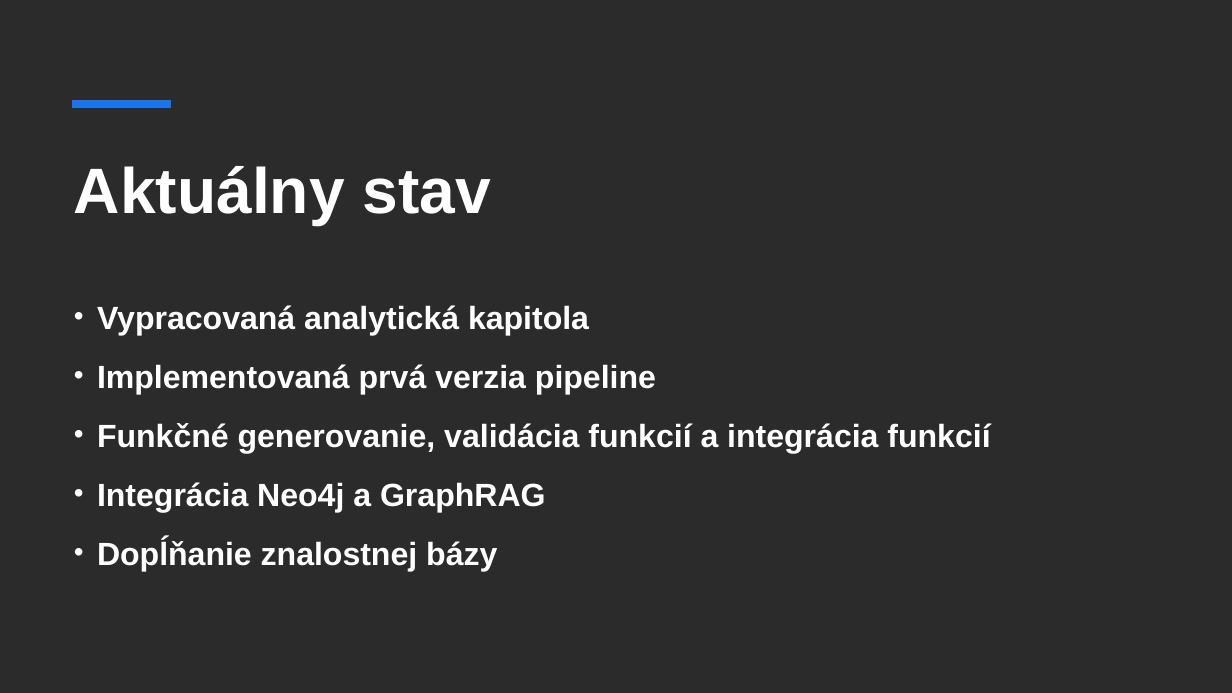
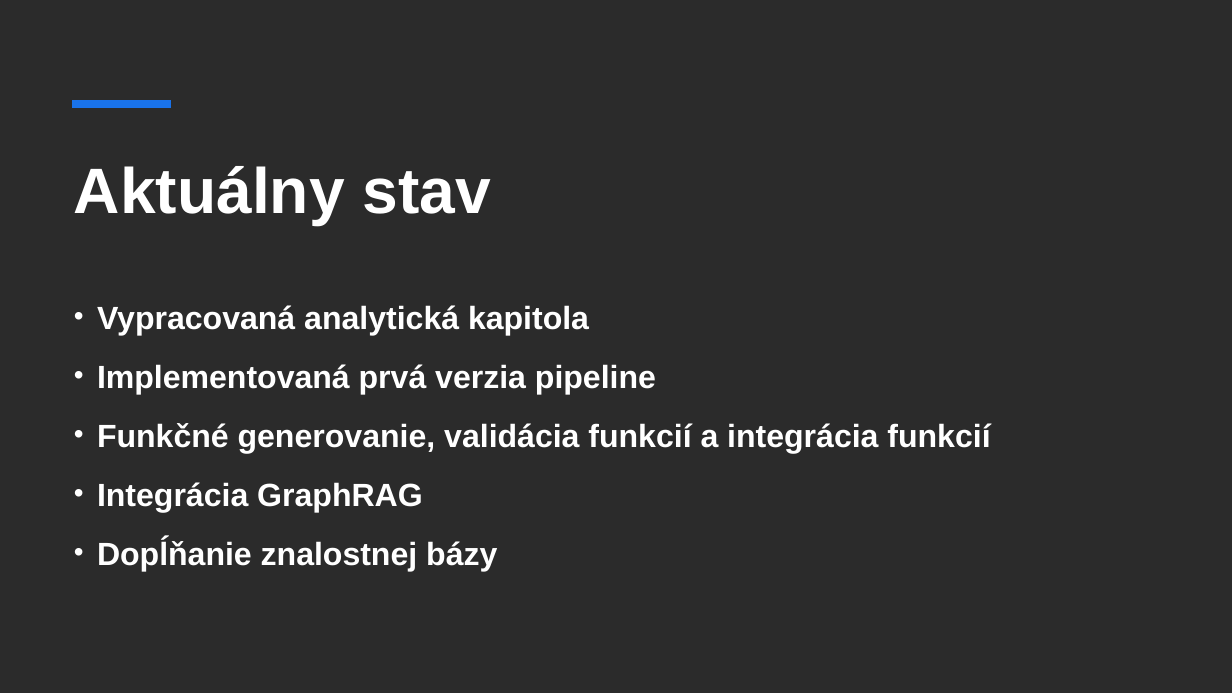
Before and after one commit to SamSok31/bakalarska-praca, a slide deck: slide 7 of files/prezentacia_1.pptx. Drawn at 1232x693 pixels with LibreOffice and Linux fonts; fonts in the diff are those of the drawing; background and template pictures are left out; a plain dark background stands for a picture behind light text. Boxes give left, top, right and bottom in pixels: in the first picture for what was removed or moved away, otherwise in the second. Text is boxed around its words. In the diff, an @@ line names an element or a change of style, - is before the commit and + after.

```diff
--- a/files/prezentacia_1.pptx
+++ b/files/prezentacia_1.pptx
@@ text at box(97, 482, 423, 512): text changed @@
-• Integrácia Neo4j a GraphRAG
+• Integrácia GraphRAG
```
